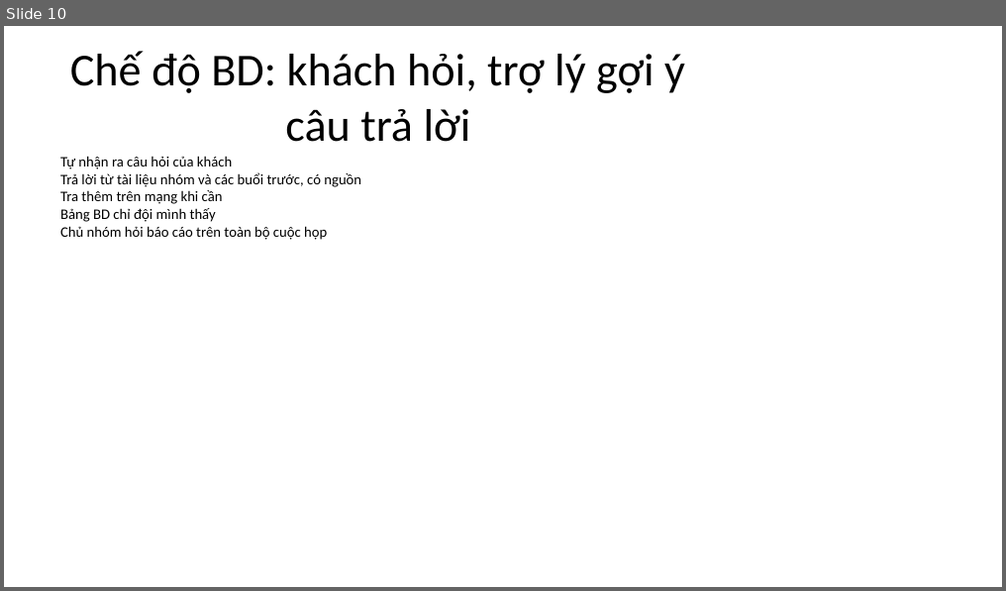
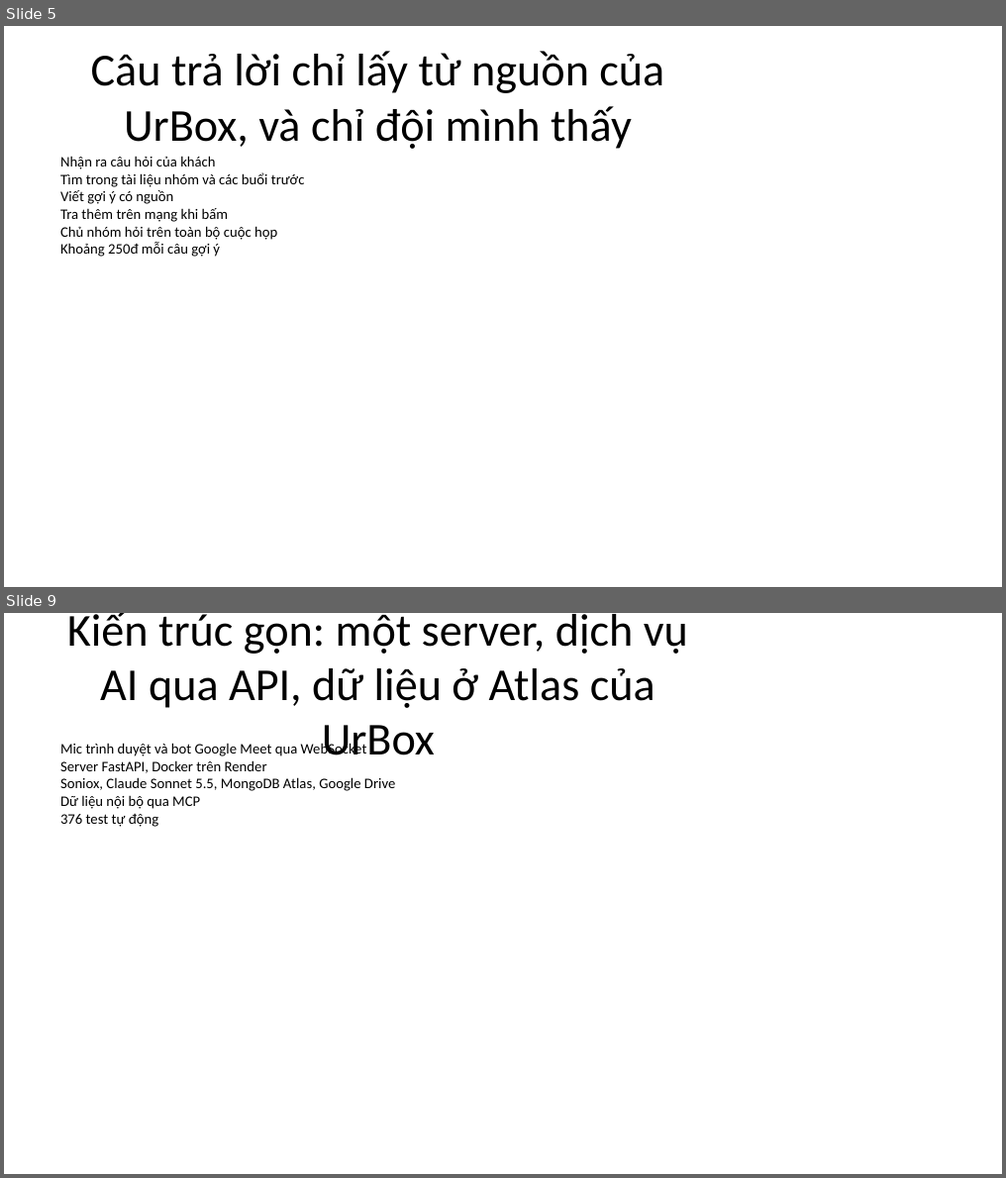
Before and after one commit to phucbh-hue/metting-assistant, a slide deck: slides/demo/UrBox Meeting Copilot - Demo 10.2026.pptx. Shown one above the other, each under a label of ours: slide 10 before the commit, slides 5 and 9 after it; the slides between them are not shown. The pictures are 1006x591 and 1006x1178 pixels, drawn with LibreOffice and Linux fonts; fonts in the diff are those of the drawing; background and template pictures are left out. Boxes give left, top, right and bottom in pixels: in the first picture for what was removed or moved away, otherwise in the second. Text is boxed around its words. In the diff, an @@ line names an element or a change of style, - is before the commit and + after.

```diff
--- a/slides/demo/UrBox Meeting Copilot - Demo 10.2026.pptx
+++ b/slides/demo/UrBox Meeting Copilot - Demo 10.2026.pptx
@@ slide 9 added at (4,613,1002,1174), background picture (left out) @@
@@ title added at (67,613,688,708), 44 pt, text #000000 @@
+Kiến trúc gọn: một server, dịch vụ AI qua API, dữ liệu ở Atlas của UrBox
@@ text added at (60,741,395,827), 14 pt, text #000000 @@
+Mic trình duyệt và bot Google Meet qua WebSocket
+Server FastAPI, Docker trên Render
+Soniox, Claude Sonnet 5.5, MongoDB Atlas, Google Drive
+Dữ liệu nội bộ qua MCP
+376 test tự động
@@ what was slide 10 is now slide 5 @@
@@ slide 5 changed as well @@
@@ title at (91,51,664,149): text changed @@
-Chế độ BD: khách hỏi, trợ lý gợi ý câu trả lời
+Câu trả lời chỉ lấy từ nguồn của UrBox, và chỉ đội mình thấy
@@ text at (60,156,305,257): text changed @@
-Tự nhận ra câu hỏi của khách
-Trả lời từ tài liệu nhóm và các buổi trước, có nguồn
-Tra thêm trên mạng khi cần
-Bảng BD chỉ đội mình thấy
-Chủ nhóm hỏi báo cáo trên toàn bộ cuộc họp
+Nhận ra câu hỏi của khách
+Tìm trong tài liệu nhóm và các buổi trước
+Viết gợi ý có nguồn
+Tra thêm trên mạng khi bấm
+Chủ nhóm hỏi trên toàn bộ cuộc họp
+Khoảng 250đ mỗi câu gợi ý
```
Also in this commit, not shown: 7 other slides changed, 6 other slides added, 5 slides removed, 9 other files.
